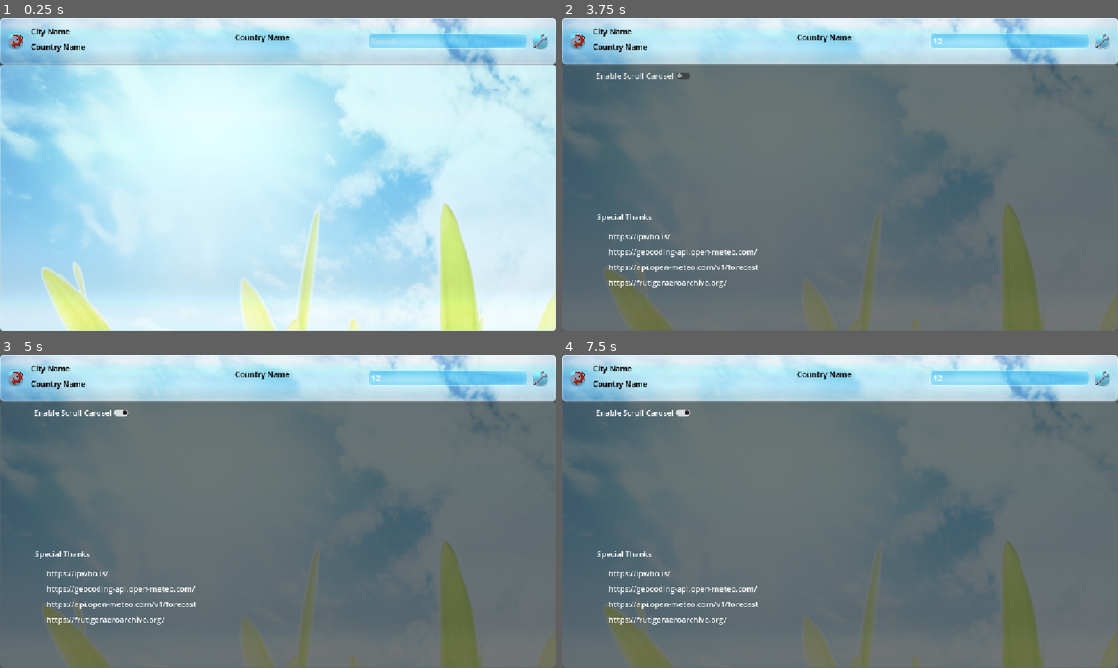
Above: before the commit, frames 1-4 (two rows, left to right).
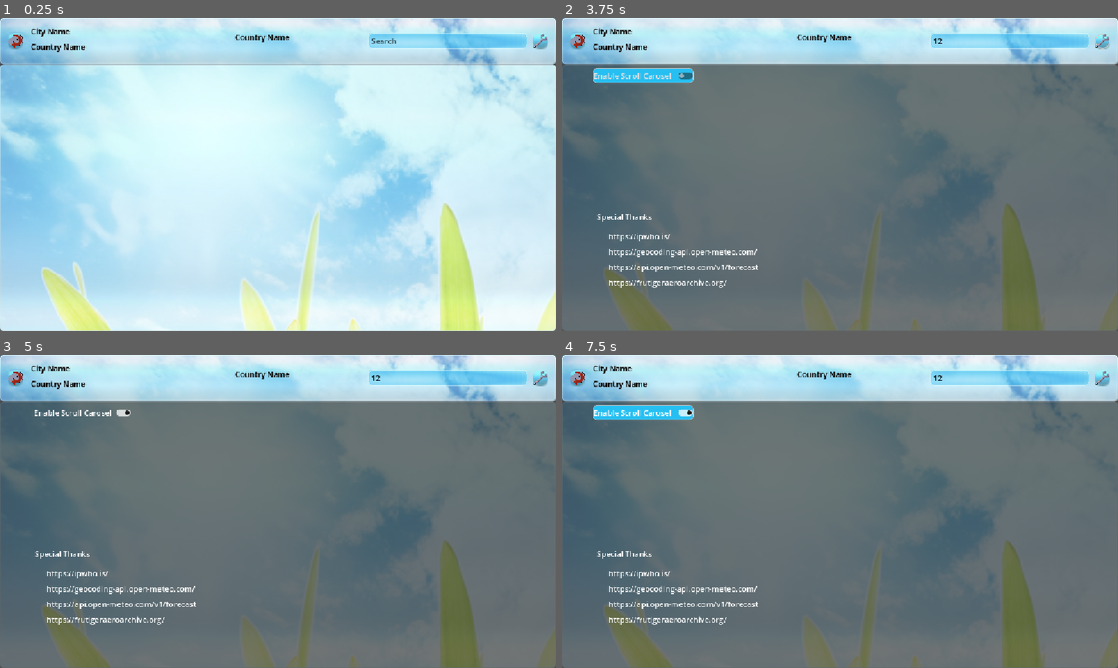
Above: after the commit, the same moments.

Repository: ATMACAELUM/WeatherAero
Game: Godot game, scene res://main.tscn
Same seed, same stepped clock (60 frames per second), same inputs: the game is played once before the commit and once after it.
Inputs (mouse positions are in pixels of both pictures, inside the frame that each line leads up to):
- Up to frame 1 (0.25 s): no input
- Up to frame 2 (3.75 s): click (1012, 39) at 0.52 s; type "12" at 0.6 s; click (578, 39) at 1.25 s; click (578, 39) at 2 s; click (578, 39) at 2.75 s; click (1101, 39) at 3.5 s
- Up to frame 3 (5 s): click "Enable Scroll Carosel" at 4.25 s
- Up to frame 4 (7.5 s): click "Enable Scroll Carosel" at 5 s; click "Enable Scroll Carosel" at 5.75 s; tap Enter at 6.5 s; move the mouse to (840, 511) at 6.52 s; click (840, 511) at 6.67 s; tap Space at 7.25 s; move the mouse to (728, 527) at 7.27 s; click (728, 527) at 7.42 s

The runs differ from the first frame. In frame 1, less than 0.1% of the frame differs, in the area x 66-72%, y 6-9%; in frame 2, 0.8%, in the area x 5-69%, y 6-21%; in frame 3, less than 0.1%; in frame 4, 0.8%.
Error in both runs: Invalid operands 'Nil' and 'String' in operator '+'. (res://scripts/weather_display.gd:81)

Commit message:
changed text colour and updated carousel to revert when disabled

Diff:
--- a/main.tscn
+++ b/main.tscn
@@ -24,7 +24,7 @@
 [sub_resource type="ShaderMaterial" id="ShaderMaterial_kek77"]
 shader = ExtResource("7_5vw27")
 shader_parameter/panel_size = Vector2(1152, 96)
-shader_parameter/glass_color = Color(0.15, 0.75, 0.95, 1)
+shader_parameter/glass_color = Color(0.14901961, 0.7490196, 0.9490196, 1)
 shader_parameter/highlight_color = Color(0.85, 1, 1, 1)
 shader_parameter/border_color = Color(0.8509804, 1, 1, 1)
 shader_parameter/opacity = 0.4830000229425
--- a/scripts/carousel_scroll_container.gd
+++ b/scripts/carousel_scroll_container.gd
@@ -23,7 +23,12 @@
 	enabled = gl.carousel_enabled
 
 func _on_scroll(_value: float = 0.0) -> void:
-	if enabled == false: return
+	if enabled == false:
+		for each in get_child(0).get_children():
+			each.offset_transform_scale = Vector2(1.0, 1.0)
+			each.z_index = 0
+		return
+
 	var container_center: float = global_position.x + size.x / 2.0
 
 	for each in get_child(0).get_children():
--- a/theme/aero.tres
+++ b/theme/aero.tres
@@ -1,4 +1,59 @@
 [gd_resource type="Theme" format=3 uid="uid://be0guj8vwvo4"]
+
+[sub_resource type="StyleBoxFlat" id="StyleBoxFlat_rg31y"]
+bg_color = Color(0.14901961, 0.7490196, 0.9490196, 1)
+border_width_left = 1
+border_width_top = 1
+border_width_right = 1
+border_width_bottom = 1
+corner_radius_top_left = 8
+corner_radius_top_right = 8
+corner_radius_bottom_right = 8
+corner_radius_bottom_left = 8
+
+[sub_resource type="StyleBoxFlat" id="StyleBoxFlat_c3ld6"]
+bg_color = Color(0.14901961, 0.7490196, 0.9490196, 1)
+border_width_left = 1
+border_width_top = 1
+border_width_right = 1
+border_width_bottom = 1
+corner_radius_top_left = 8
+corner_radius_top_right = 8
+corner_radius_bottom_right = 8
+corner_radius_bottom_left = 8
+
+[sub_resource type="StyleBoxFlat" id="StyleBoxFlat_8un7g"]
+bg_color = Color(0.14901961, 0.7490196, 0.9490196, 1)
+border_width_left = 1
+border_width_top = 1
+border_width_right = 1
+border_width_bottom = 1
+corner_radius_top_left = 8
+corner_radius_top_right = 8
+corner_radius_bottom_right = 8
+corner_radius_bottom_left = 8
+
+[sub_resource type="StyleBoxFlat" id="StyleBoxFlat_f4an5"]
+bg_color = Color(0.14901961, 0.7490196, 0.9490196, 1)
+border_width_left = 1
+border_width_top = 1
+border_width_right = 1
+border_width_bottom = 1
+corner_radius_top_left = 8
+corner_radius_top_right = 8
+corner_radius_bottom_right = 8
+corner_radius_bottom_left = 8
+
+[sub_resource type="StyleBoxFlat" id="StyleBoxFlat_jpy2d"]
+bg_color = Color(0.14901961, 0.7490196, 0.9490196, 1)
+border_width_left = 1
+border_width_top = 1
+border_width_right = 1
+border_width_bottom = 1
+corner_radius_top_left = 8
+corner_radius_top_right = 8
+corner_radius_bottom_right = 8
+corner_radius_bottom_left = 8
 
 [sub_resource type="StyleBoxFlat" id="StyleBoxFlat_4n22a"]
 bg_color = Color(0.14901961, 0.7490196, 0.9490196, 1)
@@ -74,12 +129,18 @@
 expand_margin_right = 4.0
 
 [resource]
+Button/styles/disabled = SubResource("StyleBoxFlat_rg31y")
+Button/styles/focus = SubResource("StyleBoxFlat_c3ld6")
+Button/styles/hover = SubResource("StyleBoxFlat_8un7g")
+Button/styles/normal = SubResource("StyleBoxFlat_f4an5")
+Button/styles/pressed = SubResource("StyleBoxFlat_jpy2d")
 HScrollBar/styles/grabber = SubResource("StyleBoxFlat_4n22a")
 HScrollBar/styles/grabber_highlight = SubResource("StyleBoxFlat_sf26i")
 HScrollBar/styles/grabber_pressed = SubResource("StyleBoxFlat_70toc")
 HScrollBar/styles/scroll = SubResource("StyleBoxFlat_qoes7")
 HScrollBar/styles/scroll_focus = SubResource("StyleBoxFlat_4b4yu")
-LineEdit/colors/font_color = Color(1, 1, 1, 1)
+LineEdit/colors/font_color = Color(0, 0, 0, 1)
+LineEdit/colors/font_placeholder_color = Color(0, 0, 0, 0.6)
 LineEdit/styles/focus = SubResource("StyleBoxFlat_fhy86")
 LineEdit/styles/normal = SubResource("StyleBoxFlat_fhy86")
 LineEdit/styles/read_only = SubResource("StyleBoxFlat_fhy86")
--- a/weather_bubble.tscn
+++ b/weather_bubble.tscn
@@ -60,6 +60,9 @@
 corner_radius_bottom_right = 32
 corner_radius_bottom_left = 32
 
+[sub_resource type="LabelSettings" id="LabelSettings_ycdy4"]
+font_color = Color(0, 0, 0, 1)
+
 [node name="Button" type="Button" unique_id=1897691053 node_paths=PackedStringArray("time_label", "temp_label", "year_label", "month_label", "day_label", "weather_label", "button")]
 custom_minimum_size = Vector2(256, 256)
 anchors_preset = -1
@@ -111,6 +114,7 @@
 offset_top = 72.0
 offset_right = 152.0
 offset_bottom = 120.0
+label_settings = SubResource("LabelSettings_ycdy4")
 
 [node name="Year" type="Label" parent="." unique_id=2031878195]
 layout_mode = 1
@@ -123,6 +127,7 @@
 offset_top = 0.06399965
 offset_right = -0.06400299
 offset_bottom = 0.02399826
+label_settings = SubResource("LabelSettings_ycdy4")
 
 [node name="Day" type="Label" parent="." unique_id=1890979041]
 layout_mode = 1
@@ -134,6 +139,7 @@
 offset_left = 0.06399536
 offset_top = 0.06399965
 offset_right = -0.06401062
+label_settings = SubResource("LabelSettings_ycdy4")
 
 [node name="Month" type="Label" parent="." unique_id=1040702227]
 layout_mode = 1
@@ -145,6 +151,7 @@
 offset_top = 0.06399965
 offset_right = 0.12799072
 offset_bottom = 0.02399826
+label_settings = SubResource("LabelSettings_ycdy4")
 clip_text = true
 
 [node name="Temp" type="Label" parent="." unique_id=1766617251]
@@ -153,6 +160,7 @@
 offset_top = 104.0
 offset_right = 152.0
 offset_bottom = 152.0
+label_settings = SubResource("LabelSettings_ycdy4")
 
 [node name="Weather" type="Label" parent="." unique_id=1589126555]
 layout_mode = 0
@@ -160,5 +168,6 @@
 offset_top = 168.0
 offset_right = 192.0
 offset_bottom = 216.0
+label_settings = SubResource("LabelSettings_ycdy4")
 horizontal_alignment = 1
 vertical_alignment = 1
